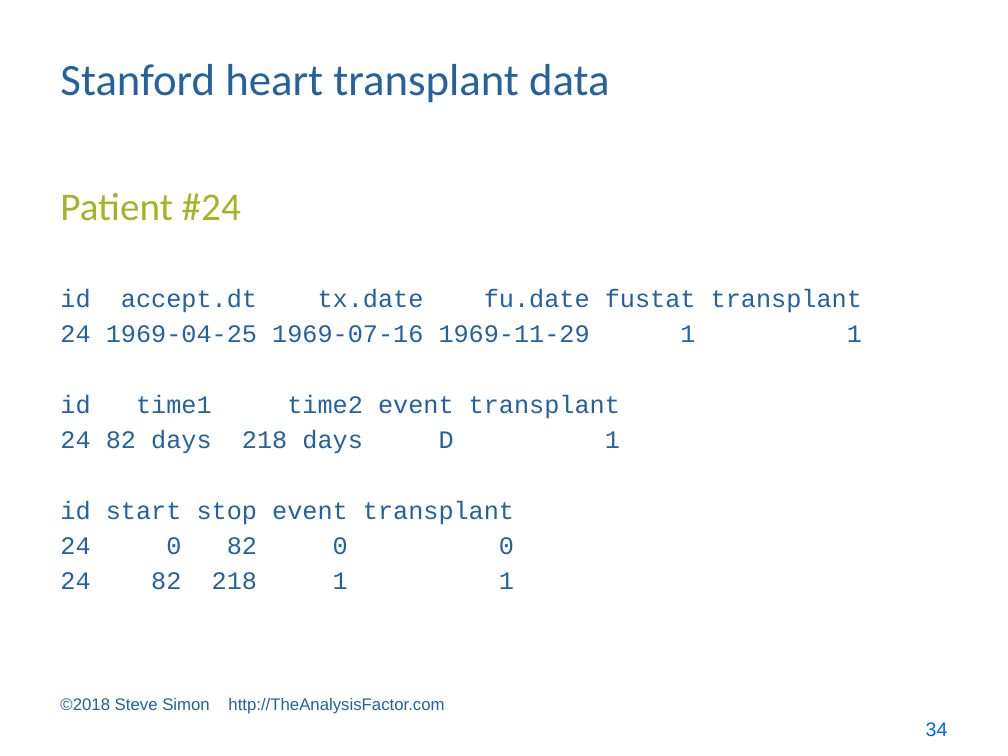
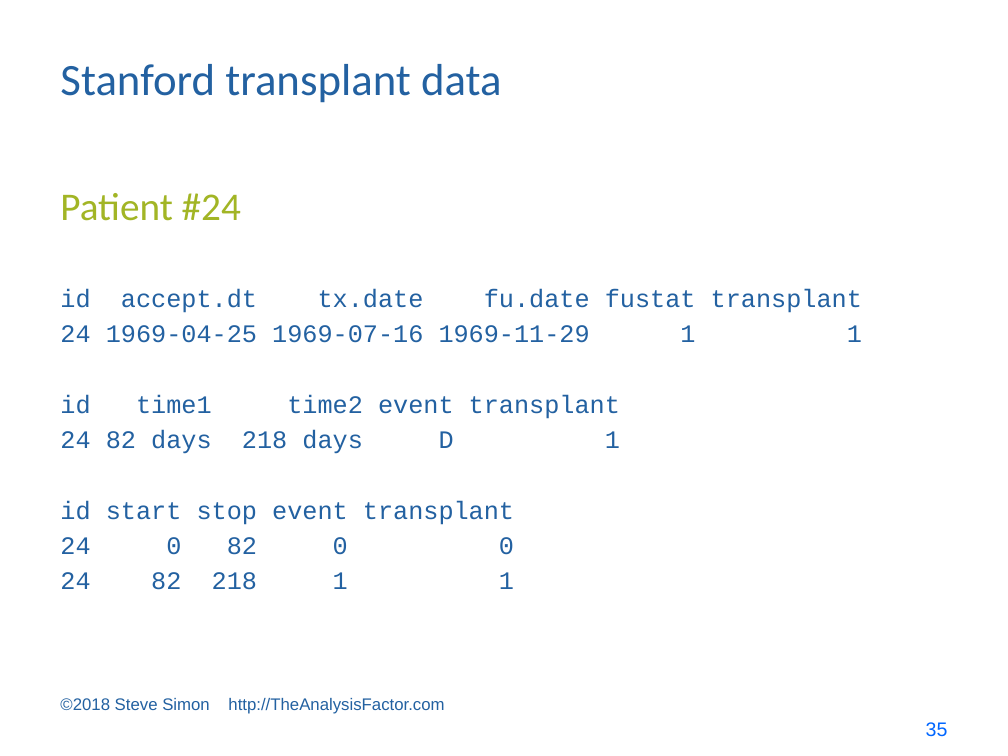
Before and after one commit to pmean/survival-models, a slide deck: slide 35 of bin/survival lecture 6.pptx (slide 34 before the commit). Drawn at 1008x756 pixels with LibreOffice and Linux fonts; fonts in the diff are those of the drawing. Boxes give left, top, right and bottom in pixels: in the first picture for what was removed or moved away, otherwise in the second. Text is boxed around its words. In the diff, an @@ line names an element or a change of style, - is before the commit and + after.

Commit message:
Added new data sets for lectures 7 and 8

```diff
--- a/bin/survival lecture 6.pptx
+++ b/bin/survival lecture 6.pptx
@@ title at bbox=[60, 64, 502, 103]: text changed @@
-Stanford heart transplant data
+Stanford transplant data
@@ page number at bbox=[926, 722, 948, 737]: text changed @@
-34
+35
```
Also in this commit, not shown: 12 other slides changed, 2 slides added, 14 other files.
